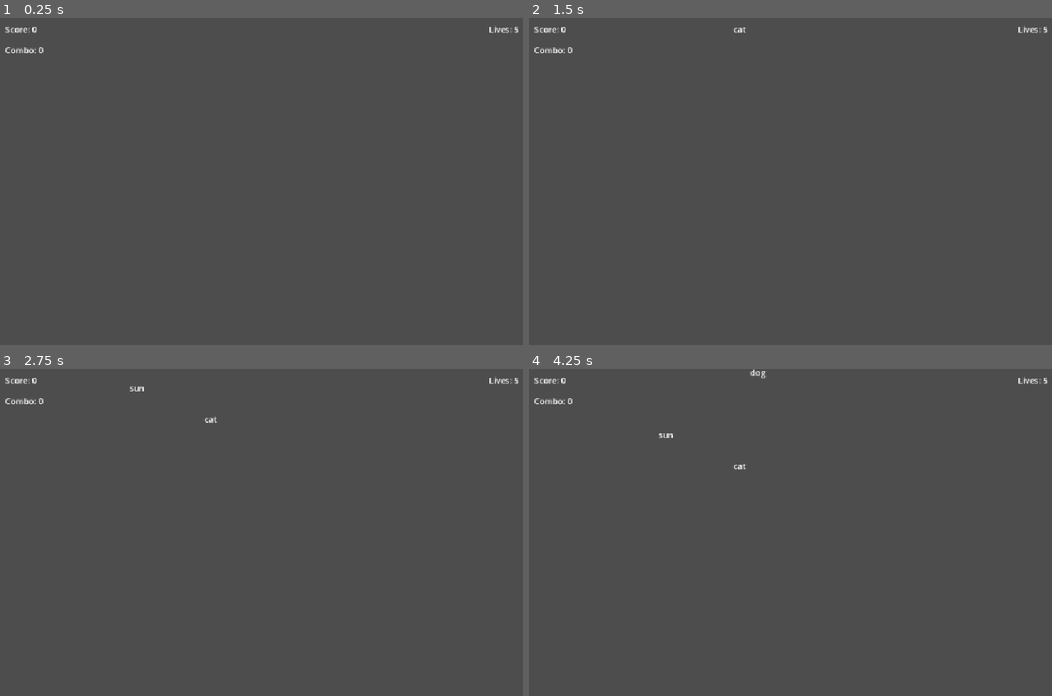
Above: before the commit, frames 1-4 (two rows, left to right).
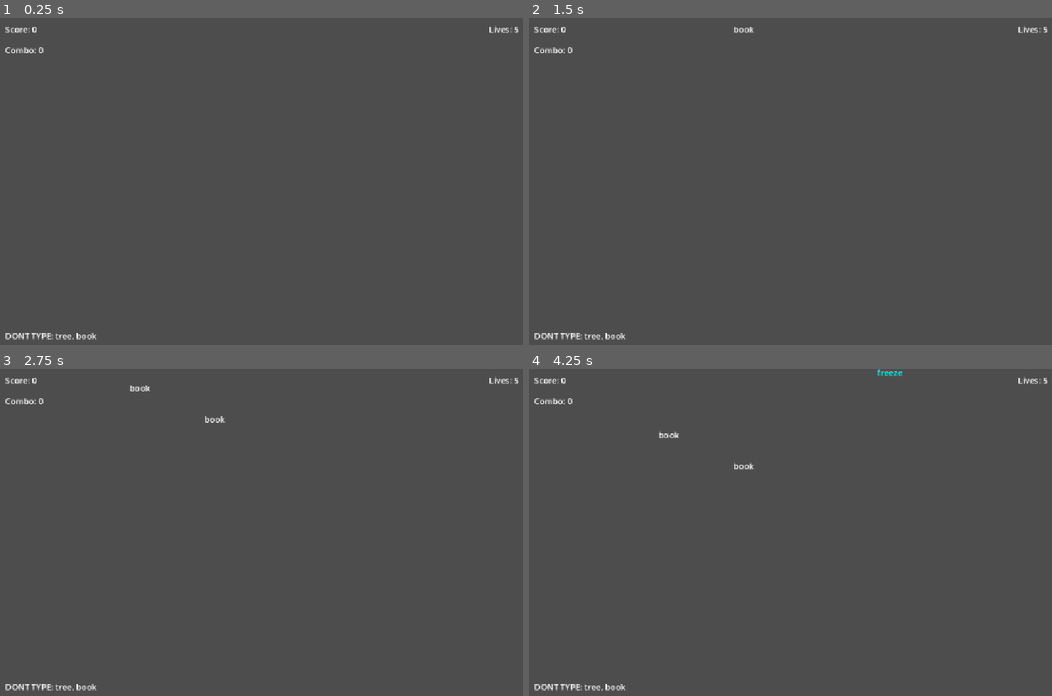
Above: after the commit, the same moments.

Repository: mubixd69-ux/Wordelity
Game: Godot game, scene res://scenes/main.tscn
Two runs of this game, one before a commit and one after it. Both use one fixed random seed, a clock stepped at 60 frames per second and the inputs below.
Inputs (mouse positions are in pixels of both pictures, inside the frame that each line leads up to):
- Up to frame 1 (0.25 s): no input
- Up to frame 2 (1.5 s): tap Enter at 0.5 s; move the mouse to (957, 168) at 0.52 s; hold Right 0.53-1.25 s; tap Alt at 0.6 s; click (957, 168) at 0.67 s; drag from (701, 204) to (795, 253) at 1.27 s
- Up to frame 3 (2.75 s): move the mouse to (355, 463) at 2.02 s; hold Right from 2.03 s (still down); tap Alt at 2.1 s
- Up to frame 4 (4.25 s): release Right at 2.75 s; drag from (795, 604) to (644, 486) at 2.77 s; move the mouse to (1004, 588) at 3.52 s; hold Left from 3.53 s (still down); tap Alt at 3.6 s

The runs differ from the first frame. In frame 1, 0.2% of the frame differs, in the area x 1-19%, y 96-99%; in frame 2, 0.3%; in frame 3, 0.3%; in frame 4, 0.4%, in the area x 1-72%, y 0-99%.

Commit message:
Add forbidden words and rounds

Diff:
--- a/scenes/main.tscn
+++ b/scenes/main.tscn
@@ -23,7 +23,18 @@
 offset_right = 60.0
 offset_bottom = 73.0
 
+[node name="ForbiddenLabel" type="Label" parent="." unique_id=906762771]
+offset_left = 20.0
+offset_top = 600.0
+offset_right = 60.0
+offset_bottom = 623.0
+
 [node name="Timer" type="Timer" parent="." unique_id=704760426]
 autostart = true
 
+[node name="RoundTimer" type="Timer" parent="." unique_id=1973181304]
+wait_time = 30.0
+autostart = true
+
 [connection signal="timeout" from="Timer" to="." method="_on_timer_timeout"]
+[connection signal="timeout" from="RoundTimer" to="." method="_on_round_timer_timeout"]
--- a/scripts/label.gd
+++ b/scripts/label.gd
@@ -2,6 +2,7 @@
 
 var speed = 100
 var special = ""
+var original = ""
 
 func _process(delta: float) -> void:
 	if get_parent().frozen:
--- a/scripts/main.gd
+++ b/scripts/main.gd
@@ -1,39 +1,54 @@
 extends Node2D
 
 var word_scene = preload("res://scenes/word.tscn")
-var words = ["cat", "dog", "sun", "moon", "star", "tree", "fish", "cake", "frog", "bird", "rabbit", "garden", "wizard", "rocket …(70 unchanged characters)…
+var words = ["cat", "dog", "sun", "pig", "hat", "bee", "owl", "ant", "fox", "bus", "cup", "map", "moon", "star", "tree", "fish", "cake", "frog", "bird", "rain", "snow", "wind", "book", "ship", "duck", "bear", "kite", "rabbit", "garden", "wizard", "rocket …(70 unchanged characters)…
 var specials = {"life": Color.GREEN, "freeze": Color.CYAN, "boom": Color.RED}
 var locked_word = null
 var lives = 5
 var score = 0
 var combo = 0
 var frozen = false
+var forbidden = []
+var round_number = 1
 
 @onready var score_label = $ScoreLabel
 @onready var lives_label = $LivesLabel
 @onready var combo_label = $ComboLabel
+@onready var forbidden_label = $ForbiddenLabel
 
 func _on_timer_timeout():
 	if frozen:
 		return
+
+	var blocked = []
+	for w in get_tree().get_nodes_in_group("words"):
+		if forbidden.has(w.original):
+			blocked.append(w.original[0])
+
+	var max_length = 3 + int(score / 400.0)
+	var choices = words.filter(func(w): return w.length() <= max_length and not blocked.has(w[0]))
+	if choices.is_empty():
+		return
+
 	var word = word_scene.instantiate()
-	var max_length = 3 + int(score/ 400.0)
-	var choices = words.filter(func(w): return w.length() <= max_length)
-	word.text = choices.pick_random()
-
-	if randf() < 0.1:
+	if randf() < 0.25 and not forbidden.is_empty():
+		word.text = forbidden.pick_random()
+	elif randf() < 0.1:
 		var kind = specials.keys().pick_random()
 		word.text = kind
 		word.special = kind
 		word.modulate = specials[kind]
-
+	else:
+		word.text = choices.pick_random()
+	word.original = word.text
+	word.speed = minf(60 + score / 40.0, 250)
 	word.position.x = randf_range(50, 1050)
 	word.position.y = -20
-	word.speed = minf(60 + score / 40.0, 250)
 	word.add_to_group("words")
 	add_child(word)
 
 	$Timer.wait_time = maxf(0.8, 2.0 - score / 2000.0)
+
 
 func _input(event: InputEvent) -> void:
 	if event is InputEventKey and event.pressed and not event.is_echo():
@@ -90,6 +105,7 @@
 
 func _ready() -> void:
 	update_labels()
+	new_round()
 
 func update_labels():
 	score_label.text = "Score: " + str(score)
@@ -106,3 +122,22 @@
 	elif kind == "boom":
 		for word in get_tree().get_nodes_in_group("words"):
 			word.queue_free()
+
+
+
+func _on_round_timer_timeout() -> void:
+	round_number += 1
+	new_round()
+
+func new_round():
+	forbidden.clear()
+	var pool = words.filter(func(w): return w.length() <= 5)
+	pool.shuffle()
+	var used_letters = []
+	for w in pool:
+		if forbidden.size() >= mini(1 + round_number, 4):
+			break
+		if not used_letters.has(w[0]):
+			forbidden.append(w)
+			used_letters.append(w[0])
+	forbidden_label.text = "DONT TYPE: " + ", ".join(forbidden)
